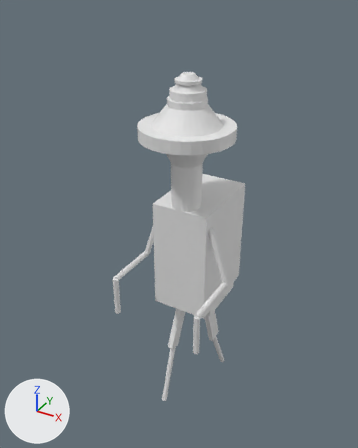
What one commit did to the Blender file T3/modelagem/pe_de_lata.blend.
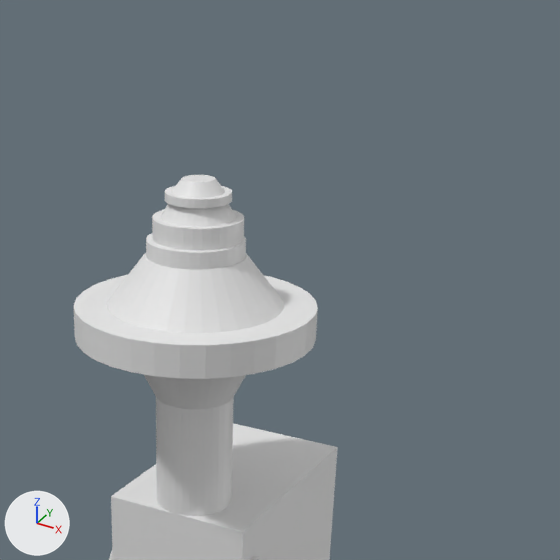
The first picture shows the older version from a camera (50 mm lens) standing at (7.08, -12.66, 9.4) and looking at (-0.72, 0.75, 0.71). The close-ups show both versions on the part from 30% to 94% of the width and 0% to 51% of the height of that picture; other places that the commit changed are outside them. Arrows for +X, +Y and +Z are at lower left; the lights stay in place.
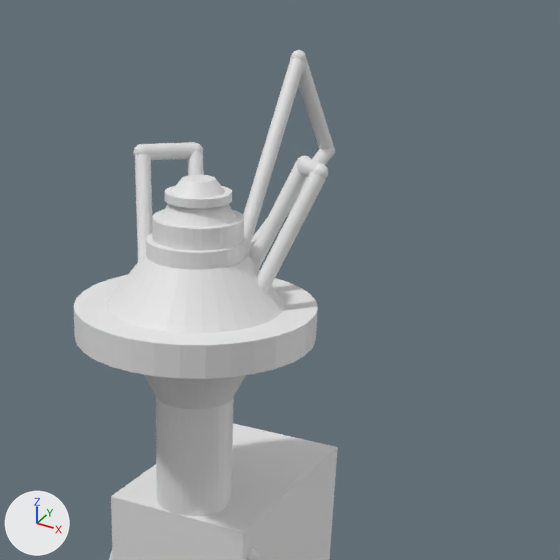
Changed parts and their boxes (x1, y1, x2, y2) in the close-ups (560 x 560 px):
'Cylinder.020', added: after (243, 58, 305, 254)
'Cylinder.014', added: after (257, 172, 326, 293)
'Cylinder.017', added: after (248, 162, 307, 269)
'Cylinder.018', added: after (135, 154, 152, 261)
'Cylinder.019', added: after (290, 57, 334, 150)
'Cylinder.016', added: after (143, 142, 196, 160)
'Cylinder.021', added: after (247, 148, 333, 255)
'Cylinder.013', added: after (188, 151, 204, 175)
'Cylinder.015', added: after (297, 157, 321, 177)
'Sphere.010', added: after (311, 164, 328, 179)
'Sphere.014', added: after (291, 50, 306, 62)
'Sphere.013', added: after (133, 144, 145, 156)
'Sphere.012', added: after (195, 143, 203, 152)

What the commit changed:
Mesh me_cylinder_024 is new.
It has 320 vertices, 290 faces and spans x -1.0..1.0, y -1.0..1.0, z -1.0..1.0.
Mesh me_sphere_015 is new.
It is a UV sphere (32 segments, 16 rings, poles along z) spanning x -1.0..1.0, y -1.0..1.0, z -1.0..1.0.
Mesh me_cylinder_021 is new.
It has 515 vertices, 475 faces and spans x -1.0..1.0, y -1.0..1.0, z -1.0..1.0.
Mesh me_cylinder_020 is new.
It has 917 vertices, 698 faces and spans x -1.0..1.0, y -1.0..1.0, z -1.0..1.0.
Object 'Cylinder.021' (ob_cylinder_021) is new; it shows me_cylinder_024.
Its location is (0.0, 2.36, 5.33).
Its rotation in degrees is (-69, 0, 0).
Its scale is (0.1, 0.1, 1.5).
Object 'Cylinder.020' (ob_cylinder_020) is new; it shows a copy of me_cylinder_024.
Its location is (0.0, 1.8, 5.96).
Its rotation in degrees is (-35, 0, 0).
Its scale is (0.1, 0.1, 1.5).
Object 'Sphere.014' (ob_sphere_014) is new; it shows me_sphere_015.
Its location is (0.0, 2.68, 7.23).
Its scale is (0.1, 0.1, 0.1).
Object 'Cylinder.019' (ob_cylinder_019) is new; it shows a copy of me_cylinder_024.
Its location is (-0.01, 3.26, 6.55).
Its rotation in degrees is (40, 0, 0).
Its scale is (0.1, 0.1, 0.9).
Object 'Cylinder.018' (ob_cylinder_018) is new; it shows me_cylinder_021.
Its location is (-1.0, 0.45, 5.55).
Its rotation in degrees is (-25, -18, 0).
Its scale is (-0.1, 0.1, 0.75).
Object 'Cylinder.016' (ob_cylinder_016) is new; it shows me_cylinder_020.
Its location is (-1.0, 1.06, 6.23).
Its rotation in degrees is (88, 0, -40).
Its scale is (-0.1, 0.1, 0.35).
Object 'Cylinder.013' (ob_cylinder_013) is new; it shows a copy of me_cylinder_021.
Its location is (-0.55, 1.0, 5.55).
Its rotation in degrees is (-25, -18, 0).
Its scale is (-0.1, 0.1, 0.75).
Object 'Sphere.013' (ob_sphere_013) is new; it shows a copy of me_sphere_015.
Its location is (-1.24, 0.78, 6.25).
Its scale is (-0.1, 0.1, 0.1).
Object 'Sphere.012' (ob_sphere_012) is new; it shows a copy of me_sphere_015.
Its location is (-0.76, 1.32, 6.22).
Its scale is (-0.1, 0.1, 0.1).
Object 'Sphere.010' (ob_sphere_010) is new; it shows a copy of me_sphere_015.
Its location is (1.22, 0.78, 6.26).
Its scale is (0.1, 0.1, 0.1).
Object 'Cylinder.017' (ob_cylinder_017) is new; it shows a copy of me_cylinder_021.
Its location is (0.55, 1.0, 5.55).
Its rotation in degrees is (-25, 18, 0).
Its scale is (0.1, 0.1, 0.75).
Object 'Cylinder.015' (ob_cylinder_015) is new; it shows a copy of me_cylinder_020.
Its location is (0.98, 1.06, 6.23).
Its rotation in degrees is (85, 0, 40).
Its scale is (0.1, 0.1, 0.35).
Object 'Cylinder.014' (ob_cylinder_014) is new; it shows a copy of me_cylinder_021.
Its location is (1.0, 0.45, 5.58).
Its rotation in degrees is (-25, 18, 0).
Its scale is (0.1, 0.1, 0.75).
